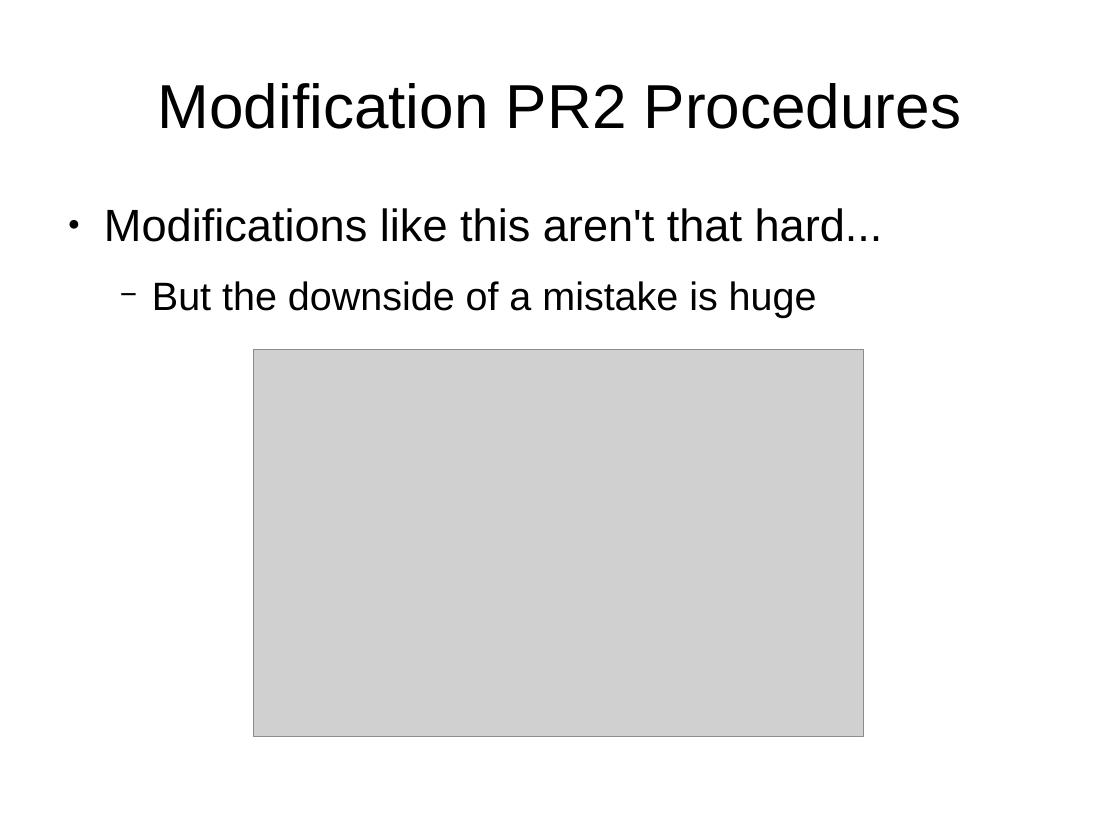
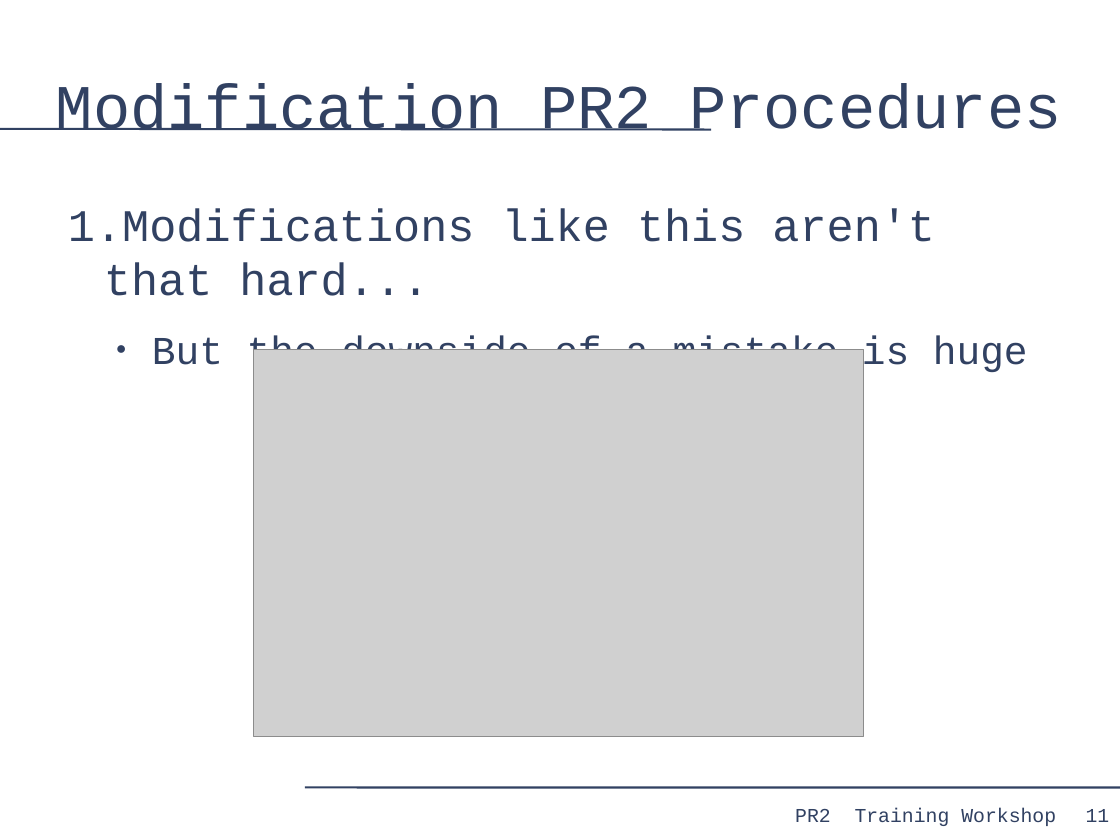
Before and after one commit to PR2/pr2_docs, a slide deck: slide 11 of pr2_training_workshop/modifying_pr2/adding_sensor.odp. Drawn at 1120x840 pixels with LibreOffice and Linux fonts; fonts in the diff are those of the drawing; grey boxes stand for pictures. Boxes give left, top, right and bottom in pixels: in the first picture for what was removed or moved away, otherwise in the second. Text is boxed around its words. In the diff, an @@ line names an element or a change of style, - is before the commit and + after.

```diff
--- a/pr2_training_workshop/modifying_pr2/adding_sensor.odp
+++ b/pr2_training_workshop/modifying_pr2/adding_sensor.odp
@@ title "Modification PR2 Procedures" at [56,84,1061,131]: font Arial to Courier New, text colour #000000 to #314162; alignment centre to left @@
@@ line added from (0, 129) to (711, 129), #314162 1.45 pt @@
@@ text "Modifications like this aren't that ..." at [68,209,1028,376]: font Arial to Courier New, text colour #000000 to #314162; bullet ● to 1.; bullet colour #000000 to #314162; bullet − to ● @@
@@ line added from (305, 788) to (1120, 788), #314162 1.45 pt @@
@@ text added at [795,808,1056,826], 14 pt, text #314162 @@
+PR2 Training Workshop
@@ page number added at [1086,809,1110,822], 14 pt, text #314162 @@
+11
```
Also in this commit, not shown: 17 other slides changed.
